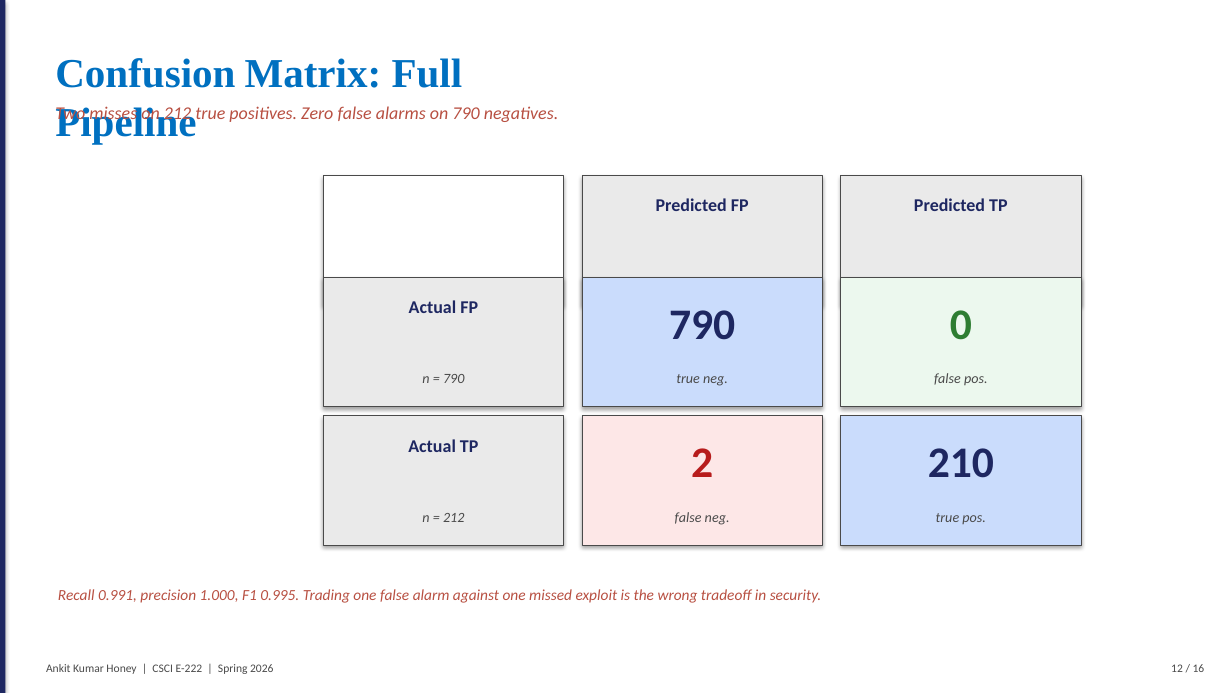
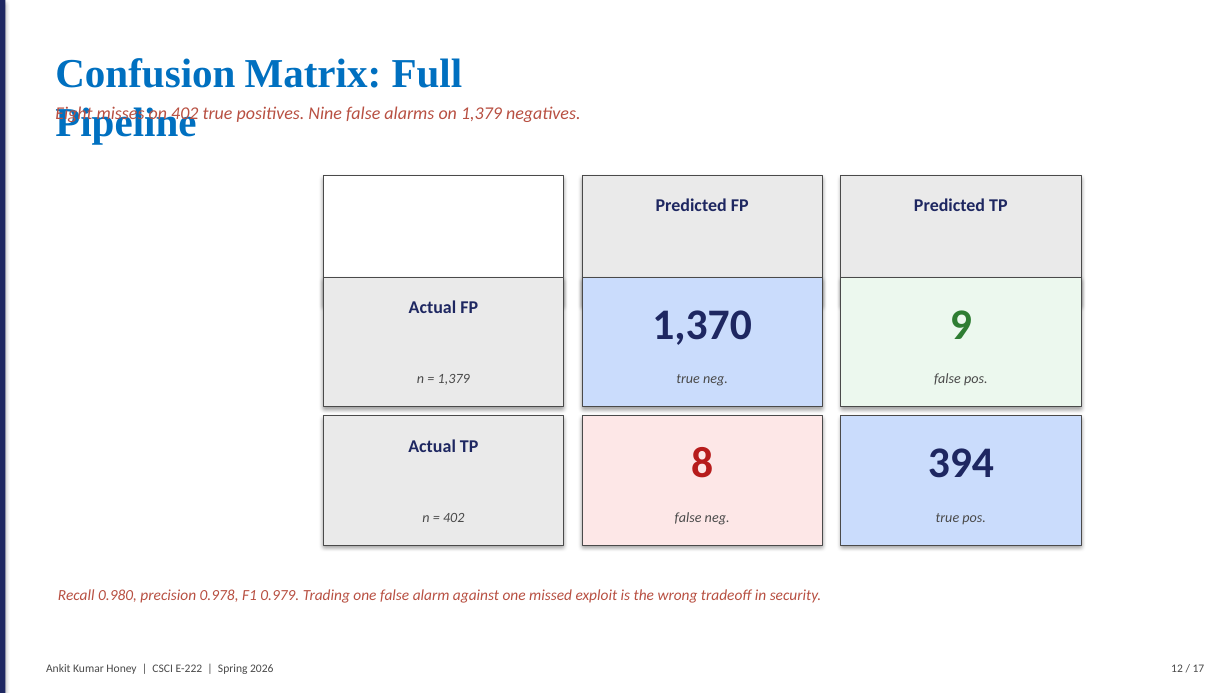
Before and after one commit to honeyankit/reachability-llm, a slide deck: slide 12 of reports/FalsePositive_SupplyChain_Honey.pptx. Drawn at 1232x693 pixels with LibreOffice and Linux fonts; fonts in the diff are those of the drawing. Boxes give left, top, right and bottom in pixels: in the first picture for what was removed or moved away, otherwise in the second. Text is boxed around its words. In the diff, an @@ line names an element or a change of style, - is before the commit and + after.

```diff
--- a/reports/FalsePositive_SupplyChain_Honey.pptx
+++ b/reports/FalsePositive_SupplyChain_Honey.pptx
@@ text at [55,104,581,124]: text changed @@
-Two misses on 212 true positives. Zero false alarms on 790 negatives.
+Eight misses on 402 true positives. Nine false alarms on 1,379 negatives.
@@ text at [652,310,751,345]: text changed @@
-790
+1,370
@@ text at [950,310,972,339]: text changed @@
-0
+9
@@ text at [417,374,470,385]: text changed @@
-n = 790
+n = 1,379
@@ text at [691,447,713,478]: text changed @@
-2
+8
@@ text at [928,448,994,478]: text changed @@
-210
+394
@@ text at [422,513,464,522]: text changed @@
-n = 212
+n = 402
@@ text at [58,589,822,603]: text changed @@
-Recall 0.991, precision 1.000, F1 0.995. Trading one false alarm against one missed exploit is the wrong tradeoff in security.
+Recall 0.980, precision 0.978, F1 0.979. Trading one false alarm against one missed exploit is the wrong tradeoff in security.
@@ text at [1171,664,1205,672]: text changed @@
-12 / 16
+12 / 17
```
Also in this commit, not shown: 14 other slides changed, 2 slides added, 1 slide removed, 5 other files.
